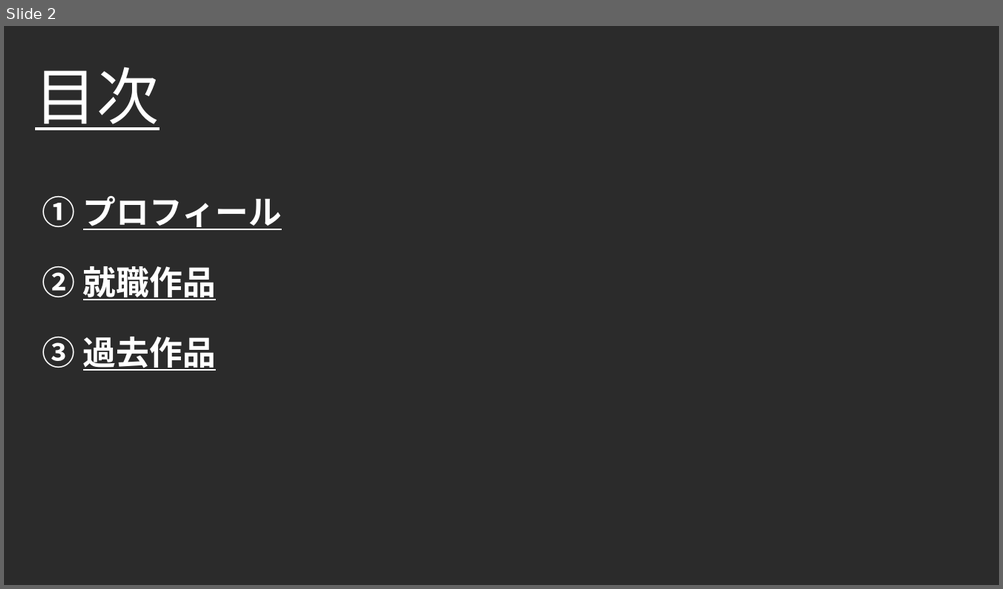
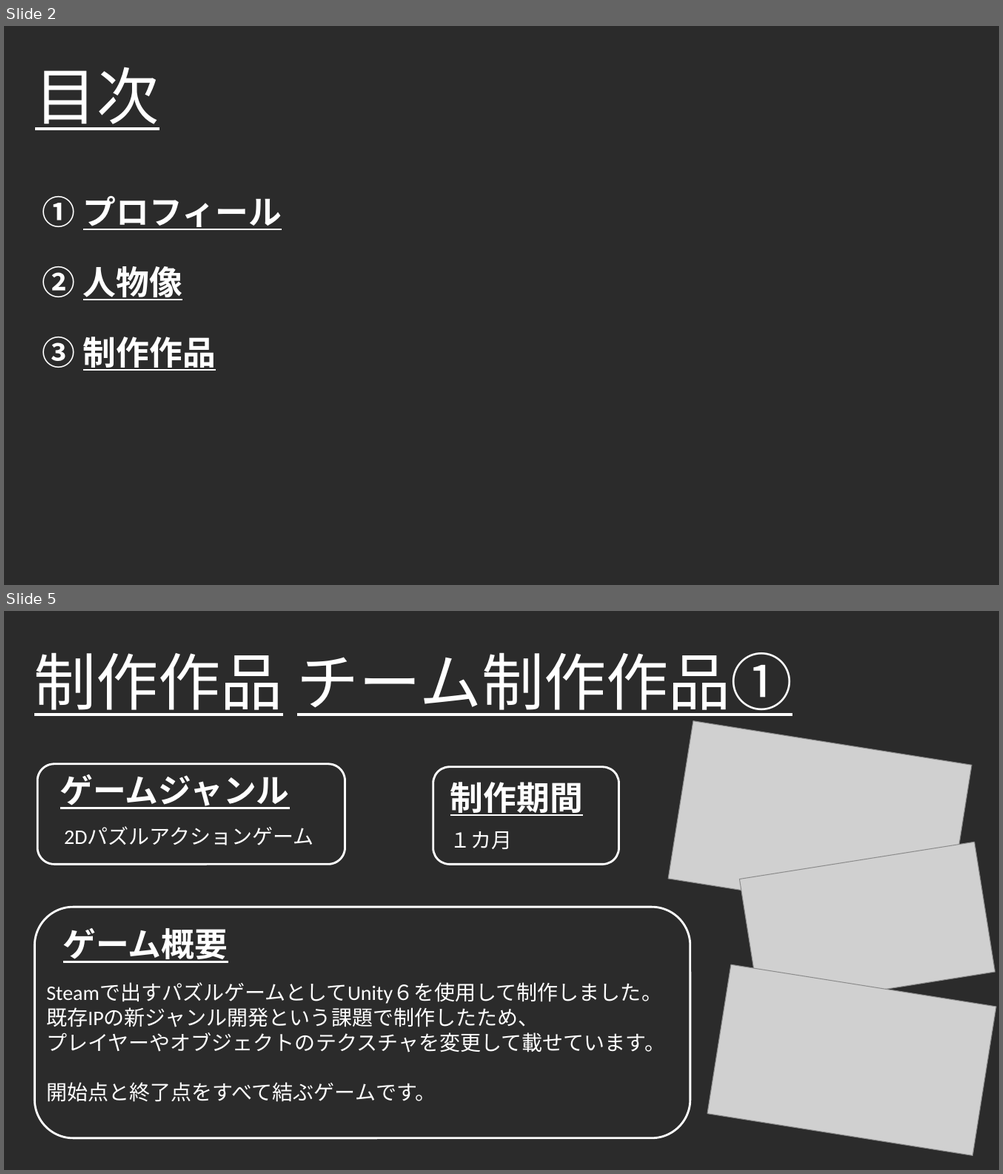
Before and after one commit to Takeshi0106/Action_Game, a slide deck: ポートフォリオ.pptx. Shown one above the other, each under a label of ours: slide 2 before the commit, slides 2 and 5 after it; the slides between them are not shown. The pictures are 1003x589 and 1003x1174 pixels, drawn with LibreOffice and Linux fonts; fonts in the diff are those of the drawing; grey boxes stand for pictures; background and template pictures are left out; a plain dark background stands for a picture behind light text. Boxes give left, top, right and bottom in pixels: in the first picture for what was removed or moved away, otherwise in the second. Text is boxed around its words. In the diff, an @@ line names an element or a change of style, - is before the commit and + after.

```diff
--- a/ポートフォリオ.pptx
+++ b/ポートフォリオ.pptx
@@ slide 5 added at bbox=[4, 611, 999, 1170], background picture (left out) @@
@@ title added at bbox=[34, 652, 793, 716], 60 pt, text #FFFFFF, underline @@
+制作作品 チーム制作作品①
@@ picture added at bbox=[669, 721, 972, 923] @@
@@ rounded rectangle added at bbox=[37, 764, 345, 864], outline #FFFFFF 2 pt @@
@@ text added at bbox=[60, 775, 290, 809], 32 pt, text #FFFFFF, bold, underline @@
+ゲームジャンル
@@ rounded rectangle added at bbox=[433, 767, 619, 865], outline #FFFFFF 2 pt @@
@@ text added at bbox=[450, 782, 583, 816], 32 pt, text #FFFFFF, bold, underline @@
+制作期間
@@ text added at bbox=[64, 826, 314, 846], 20 pt, text #FFFFFF @@
+2Dパズルアクションゲーム
@@ text added at bbox=[450, 832, 512, 849], 20 pt, text #FFFFFF @@
+１カ月
@@ picture added at bbox=[739, 843, 995, 1010] @@
@@ rounded rectangle added at bbox=[34, 907, 691, 1139], outline #FFFFFF 2 pt @@
@@ text added at bbox=[63, 928, 228, 963], 32 pt, text #FFFFFF, bold, underline @@
+ゲーム概要
@@ picture added at bbox=[707, 965, 996, 1156] @@
@@ text added at bbox=[46, 983, 665, 1102], 20 pt, text #FFFFFF @@
+Steamで出すパズルゲームとしてUnity６を使用して制作しました。
+既存IPの新ジャンル開発という課題で制作したため、
+プレイヤーやオブジェクトのテクスチャを変更して載せています。
+開始点と終了点をすべて結ぶゲームです。
@@ slide 2 changed as well @@
@@ text at bbox=[42, 266, 182, 301]: text changed @@
-② 就職作品
+② 人物像
@@ text at bbox=[42, 337, 216, 371]: text changed @@
-③ 過去作品
+③ 制作作品
```
Also in this commit, not shown: 2 other slides changed, 3 other slides added, 2 slides removed, 2 other files.
